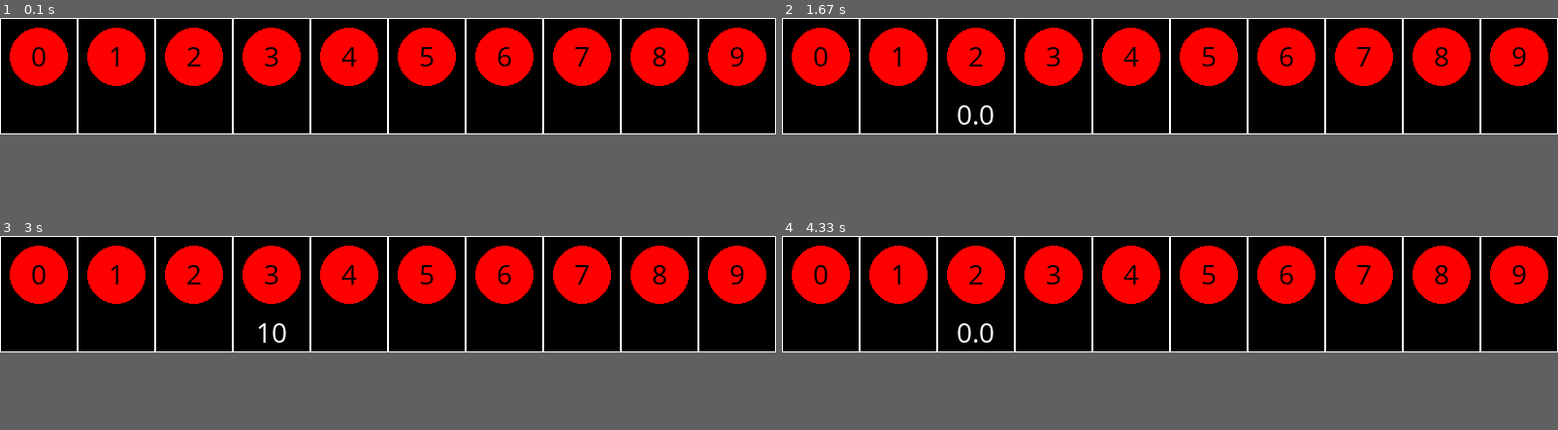
Above: before the commit, frames 1-4 (two rows, left to right).
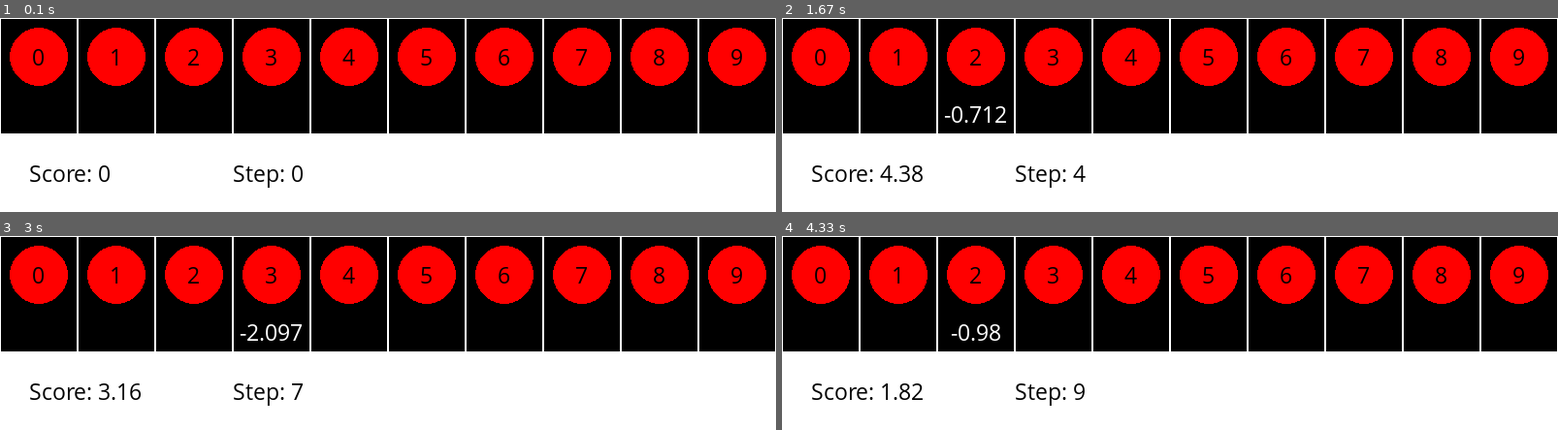
Above: after the commit, the same moments.

Repository: fiquinho/simple_rl_environments
Game: pygame game, started from k_armed_bandits/pygame_visualization.py
Two runs of this game, one before a commit and one after it. Both use one fixed random seed, a clock stepped at 60 frames per second and the inputs below.
Inputs (mouse positions are in pixels of both pictures, inside the frame that each line leads up to):
- Up to frame 1 (0.1 s): no input
- Up to frame 2 (1.67 s): click (820, 56) at 0.38 s; click (898, 56) at 0.72 s; click (1286, 47) at 1.05 s; click (968, 43) at 1.38 s
- Up to frame 3 (3 s): click (403, 267) at 1.72 s; click (364, 300) at 2.55 s; click (279, 292) at 2.88 s
- Up to frame 4 (4.33 s): click (875, 290) at 3.22 s; click (976, 274) at 4.05 s
In our replay, the window is 800x120 before the commit and 800x200 after it. These sizes can differ from the game's own. Grey fills any space a smaller window leaves; there, only what the larger window draws over its background counts as a difference.

The runs differ from the first frame. In frame 1, 1.4% of the frame differs, in the area x 3-96%, y 15-88%; in frame 2, 1.8%; in frame 3, 1.8%; in frame 4, 1.8%.

Commit message:
Added UI with accumulated rewards and step number

Diff:
--- a/k_armed_bandits/pygame_visualization.py
+++ b/k_armed_bandits/pygame_visualization.py
@@ -3,22 +3,23 @@
 
 import pygame
 
-from k_armed_bandits.bandits import FixedValueBandits, FixedBanditsConfig, BanditsType
+from k_armed_bandits.bandits import FixedValueBandits, FixedBanditsConfig, BanditsType, GaussianValueBandits, \
+    GaussianBanditsConfig
 
-
-WINDOW_HEIGHT = 120
+WINDOW_HEIGHT = 200
 BANDITS_WIDTH = 80
+BANDITS_HEIGHT = 120
 BACKGROUND_COLOR = (255, 255, 255)
 BANDIT_COLOR = (0, 0, 0)
 BUTTON_COLOR = (255, 0, 0)
 BUTTON_RADIUS = 30
 BUTTON_TEXT_COLOR = (0, 0, 0)
 REWARD_TEXT_COLOR = (255, 255, 255)
-REWARD_TEXT_Y = 70
+UI_TEXT_COLOR = (0, 0, 0)
 
 
 pygame.font.init()
-my_font = pygame.font.SysFont('Comic Sans MS', 30)
+my_font = pygame.font.SysFont('Comic Sans MS', 25)
 
 
 class Button(pygame.sprite.Sprite):
@@ -52,11 +53,11 @@
         self.bandit_num = bandit_num
         self.reward = ""
 
-        self.image = pygame.Surface((BANDITS_WIDTH - 2, WINDOW_HEIGHT - BANDITS_WIDTH - 1), pygame.SRCALPHA)
+        self.image = pygame.Surface((BANDITS_WIDTH - 2, BANDITS_HEIGHT - BANDITS_WIDTH - 1), pygame.SRCALPHA)
         self.rect = self.image.get_rect(topleft=(bandit_num * BANDITS_WIDTH + 1, BANDITS_WIDTH))
 
     def update_reward(self, value: float) -> None:
-        self.reward = str(value)
+        self.reward = str(round(value, 3))
 
     def clear_reward(self) -> None:
         self.reward = ""
@@ -70,6 +71,40 @@
         text_surface_y = (self.image.get_height() - text_surface_rect[3]) // 2
 
         self.image.blit(text_surface, dest=(text_surface_x, text_surface_y))
+
+
+class UI(pygame.sprite.Sprite):
+
+    def __init__(self, groups: pygame.sprite.AbstractGroup, num_bandits: int):
+        super().__init__(groups)
+        self.score = 0
+        self.step = 0
+
+        self.image = pygame.Surface((BANDITS_WIDTH * num_bandits, WINDOW_HEIGHT - BANDITS_HEIGHT), pygame.SRCALPHA)
+        self.rect = self.image.get_rect(topleft=(0, BANDITS_HEIGHT))
+
+    def update_score(self, reward: float) -> None:
+        self.score = round(reward + self.score, 2)
+
+    def update_step(self, step_value: int) -> None:
+        self.step = step_value
+
+    def update(self):
+        self.image.fill(BACKGROUND_COLOR)
+
+        score_text_surface = my_font.render(f"Score: {self.score}", True, UI_TEXT_COLOR)
+        score_text_surface_rect = score_text_surface.get_rect()
+        score_text_surface_x = 30
+        score_text_surface_y = (self.image.get_height() - score_text_surface_rect[3]) // 2
+
+        self.image.blit(score_text_surface, dest=(score_text_surface_x, score_text_surface_y))
+
+        step_text_surface = my_font.render(f"Step: {self.step}", True, UI_TEXT_COLOR)
+        step_text_surface_rect = step_text_surface.get_rect()
+        step_text_surface_x = 240
+        step_text_surface_y = (self.image.get_height() - step_text_surface_rect[3]) // 2
+
+        self.image.blit(step_text_surface, dest=(step_text_surface_x, step_text_surface_y))
 
 
 class GameEngine:
@@ -87,11 +122,12 @@
         self.all_sprites = pygame.sprite.Group()
         self.buttons = [Button(self.all_sprites, i) for i in range(self.bandits_env.num_bandits)]
         self.texts = [RewardText(self.all_sprites, i) for i in range(self.bandits_env.num_bandits)]
+        self.ui = UI(self.all_sprites, self.bandits_env.num_bandits)
 
     def _set_background(self):
         self.bg.fill(BACKGROUND_COLOR)
         for i in range(self.bandits_env.num_bandits):
-            pygame.draw.rect(self.bg, BANDIT_COLOR, (i * BANDITS_WIDTH + 1, 1, BANDITS_WIDTH - 2, WINDOW_HEIGHT - 2))
+            pygame.draw.rect(self.bg, BANDIT_COLOR, (i * BANDITS_WIDTH + 1, 1, BANDITS_WIDTH - 2, BANDITS_HEIGHT - 2))
 
     def _handle_click(self, click_pos: Tuple[int, int]):
 
@@ -107,6 +143,9 @@
                     reward_text.clear_reward()
 
             self.texts[clicked_bandit].update_reward(reward)
+
+            self.ui.update_score(reward)
+            self.ui.update_step(self.bandits_env.step_num)
 
             print(clicked_bandit)
 
@@ -135,10 +174,20 @@
 
 
 def main():
-    f_bandits = FixedValueBandits(FixedBanditsConfig(max_steps=20))
 
-    ge = GameEngine(f_bandits)
-    ge.run()
+    # bandits_type = "fixed_values"
+    bandits_type = "gaussian_values"
+
+    if bandits_type == "fixed_values":
+        f_bandits = FixedValueBandits(FixedBanditsConfig(max_steps=20))
+        ge = GameEngine(f_bandits)
+        ge.run()
+    elif bandits_type == "gaussian_values":
+        g_bandits = GaussianValueBandits(GaussianBanditsConfig(max_steps=20))
+        ge = GameEngine(g_bandits)
+        ge.run()
+    else:
+        raise ValueError("Bandits environment type not found")
 
 
 if __name__ == '__main__':
